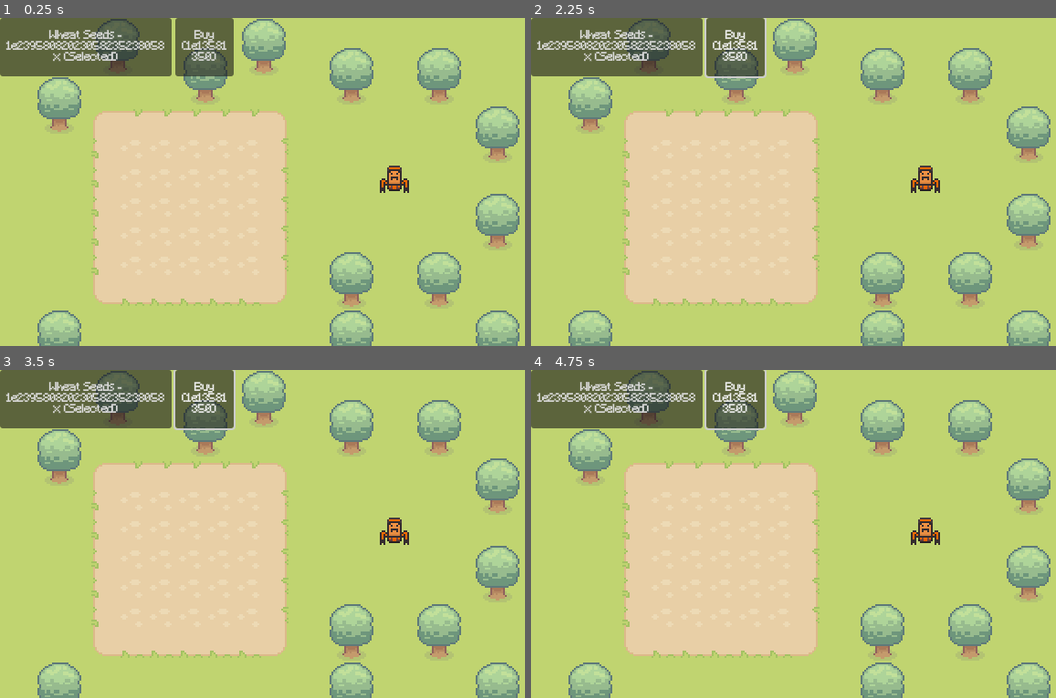
Above: before the commit, frames 1-4 (two rows, left to right).
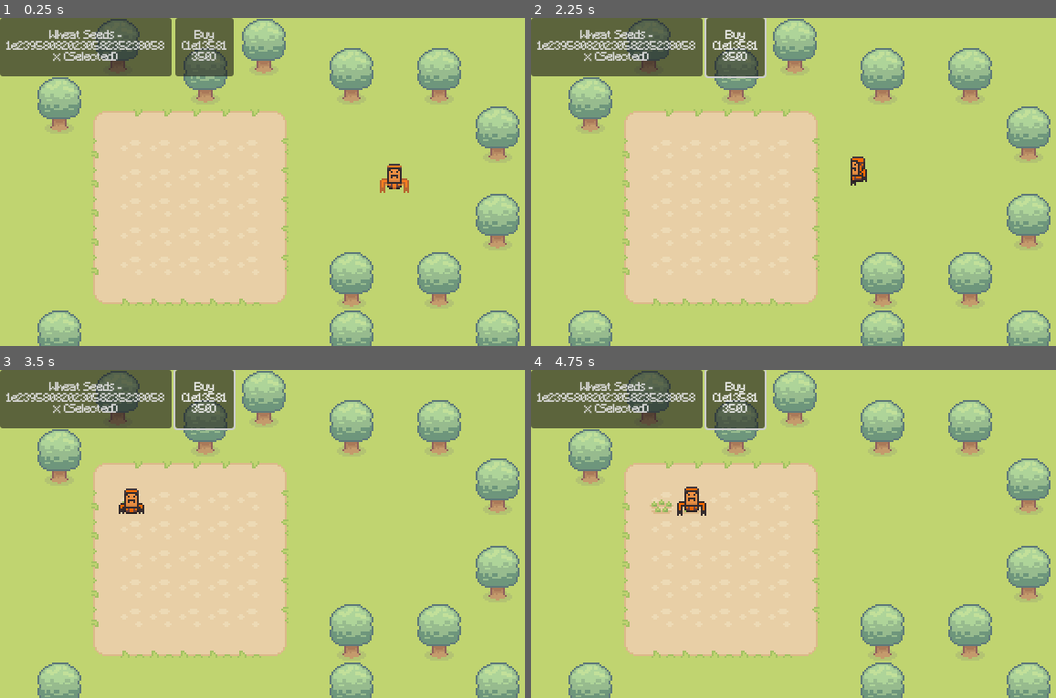
Above: after the commit, the same moments.

Repository: ArcherThesu/gardenincremental
Game: Godot game, scene res://main.tscn
Two runs of this game, one before a commit and one after it. Both use one fixed random seed, a clock stepped at 60 frames per second and the inputs below.
Inputs (mouse positions are in pixels of both pictures, inside the frame that each line leads up to):
- Up to frame 1 (0.25 s): no input
- Up to frame 2 (2.25 s): click "Wheat Seeds - 1e2395808202305…" at 0.5 s; click "Buy (1e13581350)" at 1.25 s; tap Enter at 2 s; move the mouse to (951, 165) at 2.02 s; hold Right from 2.03 s (still down); tap Alt at 2.1 s; click (951, 165) at 2.17 s
- Up to frame 3 (3.5 s): move the mouse to (173, 550) at 2.77 s; release Right at 2.78 s; hold Down from 2.78 s (still down); tap Shift at 2.85 s
- Up to frame 4 (4.75 s): move the mouse to (882, 461) at 3.52 s; release Down at 3.53 s; hold Right 3.53-4.28 s; tap Alt at 3.6 s; move the mouse to (793, 599) at 4.27 s; hold Up from 4.28 s (still down); tap Shift at 4.35 s; click (793, 599) at 4.42 s

The runs differ from the first frame. In frame 1, 0.2% of the frame differs, in the area x 72-78%, y 44-54%; in frame 2, 0.5%; in frame 3, 0.6%; in frame 4, 0.8%, in the area x 22-78%, y 35-54%.

Commit message:
made growth and robot validation better

Diff:
--- a/Scripts/player.gd
+++ b/Scripts/player.gd
@@ -51,19 +51,23 @@
 
 var current_seed := Crops.WHEAT
 
-var action_time_scale := 1.0
-
-var growth_timer: float = 5.0
+var action_time_scale := 5
+
+var tickspeed: float = 2 #seconds per tick
+var growth_chance := .05
+var water_growth_bonus := .05
+var fertilizer_growth_bonus := .1
+var wetfertilizer_growth_bonus := water_growth_bonus + fertilizer_growth_bonus *(1+1.0/3.0) #1.33x multiplier for both water + fertilizer.
 
 var plots := [] #filled with plot properties
 
 
 var currencies := {
 	"money": 100.0,
-	"water": 0,
-	"fertilizer": 0,
+	"water": 3,
+	"fertilizer": 5,
 	"seeds" : {
-		Crops.WHEAT: 5,
+		Crops.WHEAT: 166,
 		Crops.TOMATO: 0
 	},
 	"crops" : {
@@ -80,16 +84,16 @@
 func _ready() -> void:
 	set_empty_plot()
 	action_on_plot.connect(do_action_on_plot)
-	growth_loop()
+	tick_loop()
 
 var loop_on: bool = true
 
-func growth_loop() -> void:
-	await get_tree().create_timer(growth_timer).timeout
-	grow_crops()
+func tick_loop() -> void:
+	await get_tree().create_timer(tickspeed).timeout
+	tick()
 
 	if loop_on:
-		growth_loop()
+		tick_loop()
 
 
 func _enter_tree() -> void:
@@ -180,7 +184,7 @@
 	}
 
 #runs on a timer, every few seconds tehre's a chance for a crop to grow a stage, more chance when watered and/or fertilized
-func grow_crops() -> void:
+func tick() -> void:
 	print("growing crops...")
 	if currencies["seeds"][Crops.WHEAT] > 0:
 		if robot_is_idle:
@@ -191,21 +195,27 @@
 				var tiles_to_plant := []
 				for tile in tiles:
 					tiles_to_plant.append({ "tile_coords": tile, "action": ActionType.PLANT_SEED })
-					plots[tile.x + tile.y * 5]["crop"] = Crops.SOONNOTEMPTY
+					if plots[tile.x + tile.y * 5]["soil"] == SoilState.DRY:
+						if currencies["water"] > 0:
+							tiles_to_plant.append({ "tile_coords": tile, "action": ActionType.WATER_CROP })
+							currencies["water"] -= 1
+						if currencies["fertilizer"] > 0:
+							tiles_to_plant.append({ "tile_coords": tile, "action": ActionType.FERTILIZE_SOIL })
+							currencies["fertilizer"] -= 1
 				print("using "+str(tiles.size())+" seeds to plant wheat seeds at tiles: "+str(tiles))
 				robotmove.emit(tiles_to_plant)
 		else:
 			print("robot is busy, cannot plant seeds now")
 	for i in range(plots.size()):
 		if plots[i]["crop"] != Crops.EMPTY && plots[i]["crop"] != Crops.SOONNOTEMPTY:
-			var growth_chance = 0.2
+			var calc_growth_chance := growth_chance
 			if plots[i]["soil"] == SoilState.WET:
-				growth_chance += 0.1
+				calc_growth_chance += water_growth_bonus
 			elif plots[i]["soil"] == SoilState.FERTILIZED:
-				growth_chance += 0.2
+				calc_growth_chance += fertilizer_growth_bonus
 			elif plots[i]["soil"] == SoilState.WETFERTILIZED:
-				growth_chance += 0.3
-			if randf() < growth_chance:
+				calc_growth_chance += wetfertilizer_growth_bonus
+			if randf() < calc_growth_chance:
 				if plots[i]["crop_state"] < 3:
 					plots[i]["crop_state"] += 1
 					apply_action_to_plot.emit(ActionType.GROW_CROP, Vector2i(i % 5, int(i / 5.0)))
--- a/garden.gd
+++ b/garden.gd
@@ -8,7 +8,7 @@
 
 
 # Called every frame. 'delta' is the elapsed time since the previous frame.
-func _process(delta: float) -> void:
+func _process(_delta: float) -> void:
 	pass
 
 func apply_action_to_tile(action: Player.ActionType, tile: Vector2i) -> void:
--- a/robot.gd
+++ b/robot.gd
@@ -1,6 +1,6 @@
 extends AnimatedSprite2D
 
-@export var spd: float = 1 #tiles per second
+@export var spd: float = 10 #tiles per second
 
 '''
 obj layout for each thing in movement queue:
@@ -34,11 +34,11 @@
 	if movement_action["tile_coords"] == null or movement_action["action"] == null:
 		push_error("movement_action is missing tile_coords or action: "+str(movement_action))
 		return false
-	elif movement_action["action"] == Player.ActionType.PLANT_SEED and Player.currencies["seeds"][Player.current_seed] <= 0:
+	elif movement_action["action"] == Player.ActionType.PLANT_SEED and (Player.currencies["seeds"][Player.current_seed] <= 0 or Player.plots[movement_action["tile_coords"].x + movement_action["tile_coords"].y * 5]["crop"] != Player.Crops.EMPTY):
 		return false
-	elif movement_action["action"] == Player.ActionType.WATER_CROP and Player.currencies["water"] <= 0:
+	elif movement_action["action"] == Player.ActionType.WATER_CROP and Player.currencies["water"] <= 0 and (Player.plots[movement_action["tile_coords"].x + movement_action["tile_coords"].y * 5]["soil"] == Player.SoilState.WET or Player.plots[movement_action["tile_coords"].x + movement_action["tile_coords"].y * 5]["soil"] == Player.SoilState.WETFERTILIZED):
 		return false
-	elif movement_action["action"] == Player.ActionType.FERTILIZE_SOIL and Player.currencies["fertilizer"] <= 0:
+	elif movement_action["action"] == Player.ActionType.FERTILIZE_SOIL and Player.currencies["fertilizer"] <= 0 and (Player.plots[movement_action["tile_coords"].x + movement_action["tile_coords"].y * 5]["soil"] == Player.SoilState.FERTILIZED or Player.plots[movement_action["tile_coords"].x + movement_action["tile_coords"].y * 5]["soil"] == Player.SoilState.WETFERTILIZED):
 		return false
 	elif movement_action["action"] == Player.ActionType.HARVEST_CROP and Player.plots[movement_action["tile_coords"].x + movement_action["tile_coords"].y * 5]["crop_state"] < 3:
 		return false
